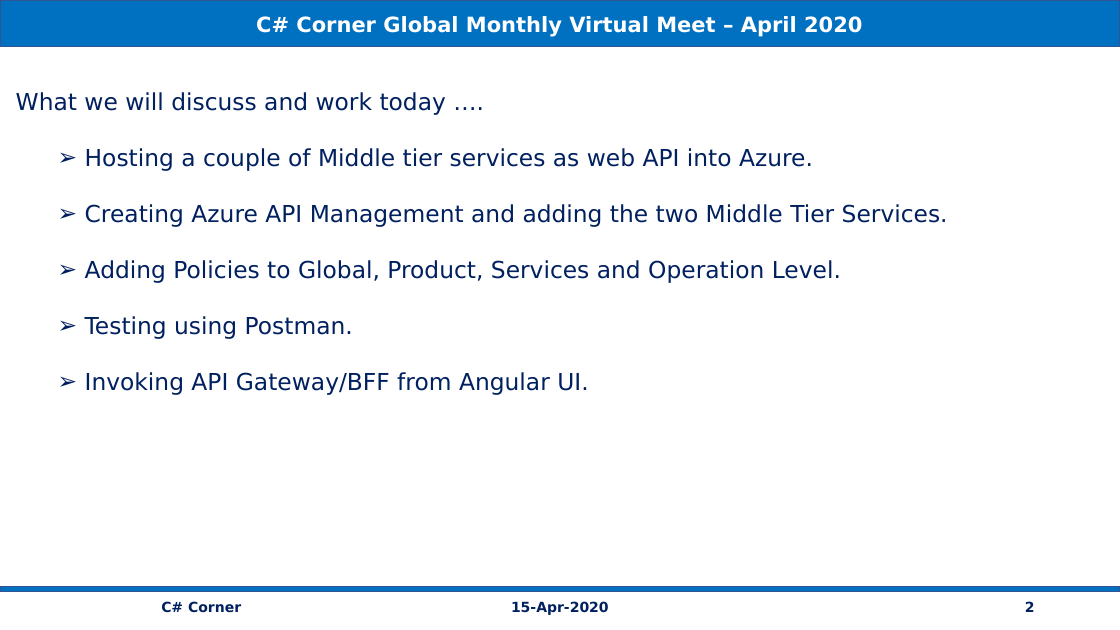
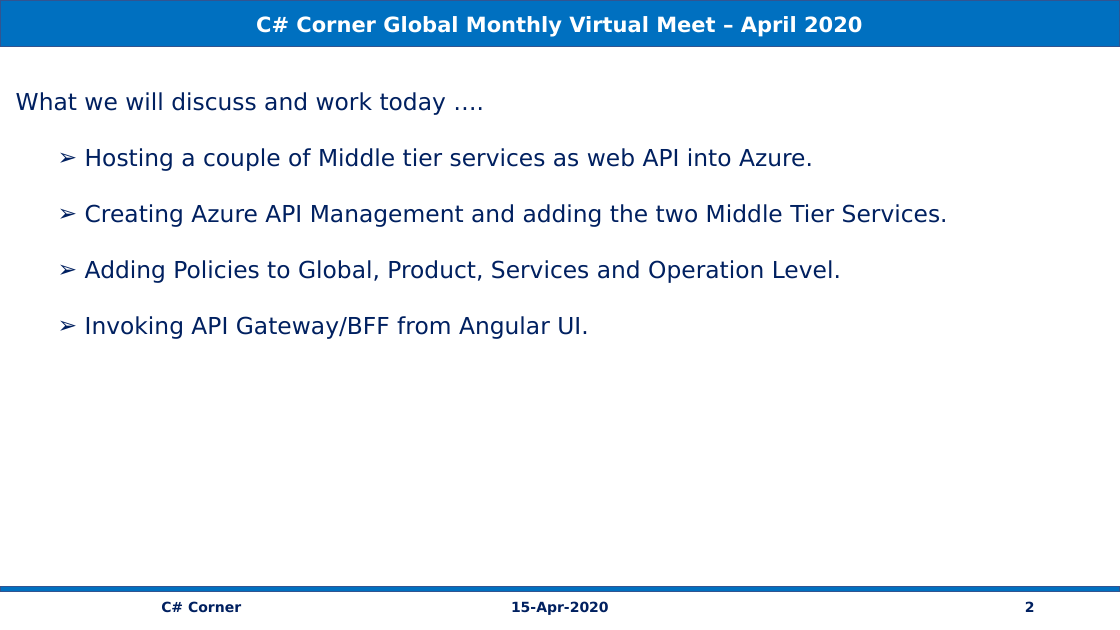
Before and after one commit to vishipayyallore/speaker_series, a slide deck: slide 2 of Azure/15Apr2020_BFF_ApiMgt/Documentation/BackEndForFrontEnd_AzureAPIMgt.pptx. Drawn at 1120x630 pixels with LibreOffice and Linux fonts; fonts in the diff are those of the drawing. Boxes give left, top, right and bottom in pixels: in the first picture for what was removed or moved away, otherwise in the second. Text is boxed around its words. In the diff, an @@ line names an element or a change of style, - is before the commit and + after.

```diff
--- a/Azure/15Apr2020_BFF_ApiMgt/Documentation/BackEndForFrontEnd_AzureAPIMgt.pptx
+++ b/Azure/15Apr2020_BFF_ApiMgt/Documentation/BackEndForFrontEnd_AzureAPIMgt.pptx
@@ text at (85,316,353,339): paragraph removed @@
-  ➢ Testing using Postman.
```
Also in this commit, not shown: 5 other slides changed, 4 slides added, 5 slides removed, 1 other file.
